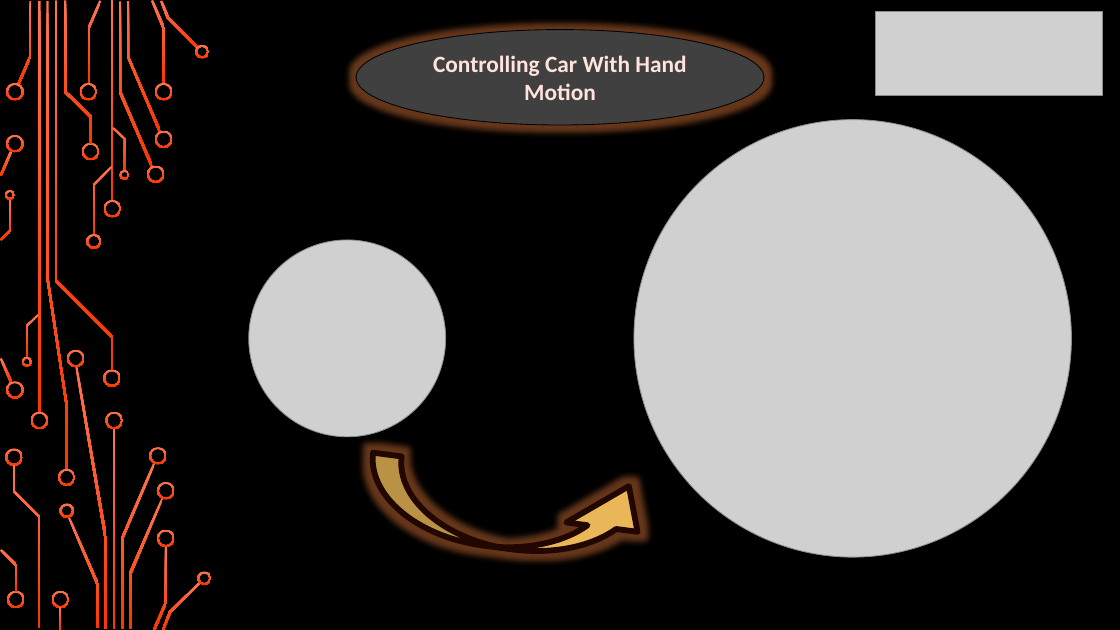
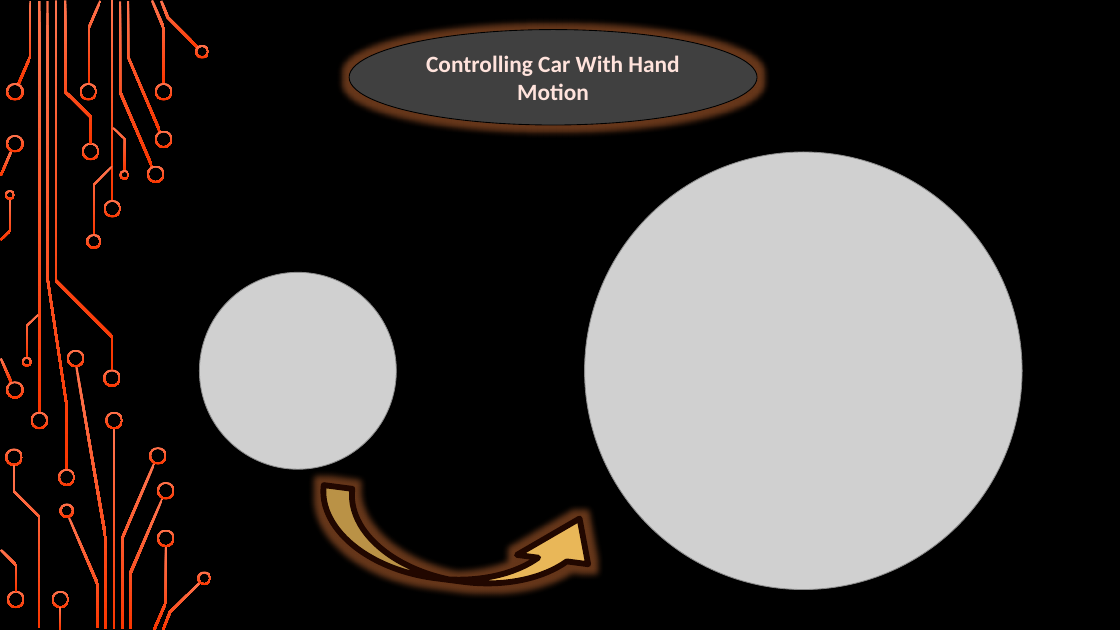
Before and after one commit to abdo6565d/Controlling-Car-with-Hand-Motion, a slide deck: slide 1 of Controlling car with hand motion.pptx. Drawn at 1120x630 pixels with LibreOffice and Linux fonts; fonts in the diff are those of the drawing; grey boxes stand for pictures; background and template pictures are left out. Boxes give left, top, right and bottom in pixels: in the first picture for what was removed or moved away, otherwise in the second. Text is boxed around its words. In the diff, an @@ line names an element or a change of style, - is before the commit and + after.

```diff
--- a/Controlling car with hand motion.pptx
+++ b/Controlling car with hand motion.pptx
@@ ellipse "Controlling Car With Hand Motion": place and size @@
-ellipse "Controlling Car With Hand Motion" at <box>356,29,765,125</box>
+ellipse "Controlling Car With Hand Motion" at <box>350,29,758,125</box>
@@ picture removed at <box>876,12,1103,95</box> @@
@@ picture: place and size @@
-picture at <box>634,119,1072,557</box>
+picture at <box>585,152,1023,590</box>
@@ picture: place and size @@
-picture at <box>249,240,445,437</box>
+picture at <box>199,272,396,469</box>
@@ curved down arrow: place and size @@
-curved down arrow at <box>363,453,665,568</box>
+curved down arrow at <box>314,486,615,601</box>
```
Also in this commit, not shown: 3 other slides changed, 1 slide added.
